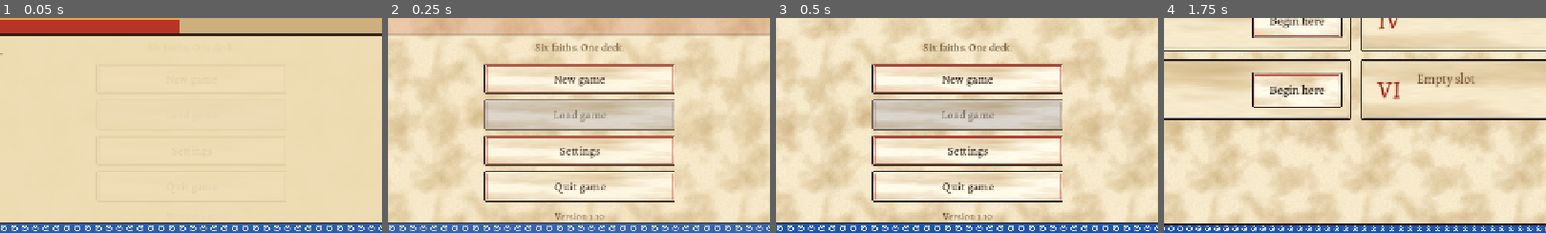
Above: before the commit, frames 1-4 (left to right).
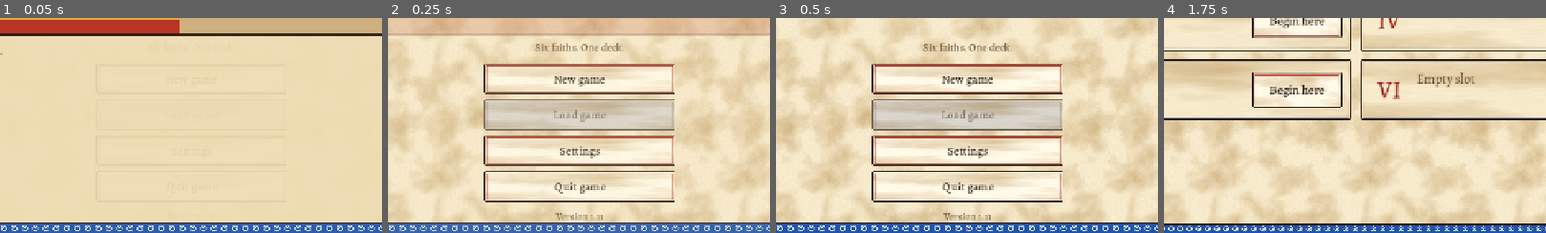
Above: after the commit, the same moments.

Repository: cavaleirobrancopensante/TCG-RPG
Game: Godot game, scene res://scenes/main.tscn
Same seed, same stepped clock (60 frames per second), same inputs: the game is played once before the commit and once after it.
Inputs:
- Up to frame 1 (0.05 s): no input
- Up to frame 2 (0.25 s): no input
- Up to frame 3 (0.5 s): no input
- Up to frame 4 (1.75 s): click "New game" at 0.5 s; click "New game" at 1.25 s
The pictures show only the part of the screen within x 25-75%, y 50-100%; the shares and areas given below are measured in that part.

The runs differ from the first frame. In frame 2, 0.2% of the frame differs, in the area x 43-57%, y 90-95%; in frame 3, 0.2%; in frame 4, nothing differs.

Commit message:
Version 1.11: traditional tone pass over every card
- Abbey Shieldmaiden -> Abbey Man-at-Arms; Revel fighters made men
- Angels referred to as 'he'; removed singular 'they' and modern touches
- Tone rules written into DESIGN.md and checked by the test suite

Co-Authored-By: Claude Opus 5.5 <noreply@anthropic.com>
Claude-Session: https://claude.ai/code/session_01HitH66itUkjde1DxHgtaC5

Diff:
--- a/data/cards/abyss.json
+++ b/data/cards/abyss.json
@@ -397,7 +397,7 @@
       }
     ],
     "text": "Destroy target enemy creature. You lose 2 life.",
-    "flavor": "Every unmaking costs the maker a little of themselves."
+    "flavor": "Every unmaking costs the maker a little of his own soul."
   },
   {
     "id": "abyss_m_001",
--- a/data/cards/lyceum.json
+++ b/data/cards/lyceum.json
@@ -106,7 +106,7 @@
       }
     ],
     "text": "Flying. When this enters, draw a card.",
-    "flavor": "She charts the heavens from a balcony of silver and glass."
+    "flavor": "He charts the heavens from a balcony of silver and glass."
   },
   {
     "id": "lyceum_c_006",
--- a/data/cards/machine.json
+++ b/data/cards/machine.json
@@ -79,7 +79,7 @@
       }
     ],
     "text": "When this enters, create a 1/1 Servo token.",
-    "flavor": "Her first construct was a mouse. Her second was a better mouse."
+    "flavor": "His first construct was a mouse. His second was a better mouse."
   },
   {
     "id": "machine_c_005",
--- a/data/cards/revel.json
+++ b/data/cards/revel.json
@@ -34,7 +34,7 @@
     ],
     "effects": [],
     "text": "Haste.",
-    "flavor": "She dances straight from the wine-press into the battle line."
+    "flavor": "He dances straight from the wine-press into the battle line."
   },
   {
     "id": "revel_c_003",
@@ -228,7 +228,7 @@
       }
     ],
     "text": "Haste. Whenever this attacks, it gets +1/+1 until end of turn.",
-    "flavor": "She has never lost a duel, a wager, or an argument about wine."
+    "flavor": "He has never lost a duel, a wager, or an argument about wine."
   },
   {
     "id": "revel_u_002",
@@ -445,6 +445,6 @@
       }
     ],
     "text": "Haste. Whenever this attacks, deal 2 damage to any enemy creature or the enemy player. At the beginning of your upkeep, you lose 1 life.",
-    "flavor": "She has tasted every pleasure in the world, and is bored of all but one: winning."
+    "flavor": "She raises a cup to every guest; the guests who drink do not rise again."
   }
 ]
--- a/data/cards/sanctum.json
+++ b/data/cards/sanctum.json
@@ -106,7 +106,7 @@
     ],
     "effects": [],
     "text": "Flying.",
-    "flavor": "It descends at Lauds, and the frost melts from the bell-rope."
+    "flavor": "He descends at Lauds, and the frost melts from the bell-rope."
   },
   {
     "id": "sanctum_c_006",
@@ -130,7 +130,7 @@
   },
   {
     "id": "sanctum_c_007",
-    "name": "Abbey Shieldmaiden",
+    "name": "Abbey Man-at-Arms",
     "faction": "sanctum",
     "rarity": "common",
     "type": "creature",
@@ -146,7 +146,7 @@
     ],
     "effects": [],
     "text": "Guardian (gets +0/+2 while blocking).",
-    "flavor": "Behind her shield sleep the orphans of three burned villages."
+    "flavor": "Behind his shield sleep the orphans of three burned villages."
   },
   {
     "id": "sanctum_c_008",
@@ -375,7 +375,7 @@
     ],
     "effects": [],
     "text": "Flying, vigilance.",
-    "flavor": "It has kept watch over the cathedral since before the first stone was laid."
+    "flavor": "He has kept watch over the cathedral since before the first stone was laid."
   },
   {
     "id": "sanctum_r_003",
@@ -434,6 +434,6 @@
       }
     ],
     "text": "Flying, lifelink. When this enters, destroy target enemy creature with power 4 or less and gain 4 life.",
-    "flavor": "When the last candle gutters, she is the light that remains."
+    "flavor": "When the last candle gutters, he is the light that remains."
   }
 ]
--- a/project.godot
+++ b/project.godot
@@ -12,7 +12,7 @@
 
 config/name="TCG-RPG"
 config/description="A card-battle RPG: MTG-style rules, Yu-Gi-Oh!-style summons, open world."
-config/version="1.10"
+config/version="1.11"
 run/main_scene="res://scenes/main.tscn"
 config/features=PackedStringArray("4.7", "GL Compatibility")
 boot_splash/bg_color=Color(0.93, 0.86, 0.7, 1)
--- a/scripts/ui/figure_painter.gd
+++ b/scripts/ui/figure_painter.gd
@@ -124,7 +124,7 @@
 	if has.call(["hoplite", "phalanx", "strategos"]):
 		o.merge({"helm": "crested", "shield": "round", "weapon": "spear", "mail": false}, true)
 		return o
-	if has.call(["soldier", "shieldmaiden"]):
+	if has.call(["soldier", "man-at-arms"]):
 		o.merge({"mail": true, "helm": "nasal", "shield": "kite", "weapon": "spear"}, true)
 		return o
 	if has.call(["inquisitor"]):
--- a/tests/test_runner.gd
+++ b/tests/test_runner.gd
@@ -37,9 +37,22 @@
 	var valid_actions := ["damage", "heal", "drain", "draw", "discard_enemy", "buff", "destroy", "bounce", "tap", "summon", "add_mana", "lose_life", "reanimate"]
 	var valid_targets := ["", "self_player", "enemy_player", "any_enemy", "enemy_creature", "own_creature", "self", "all_enemy_creatures", "all_own_creatures", "all_creatures"]
 	var valid_kw := ["flying", "reach", "haste", "lifelink", "deathtouch", "vigilance", "trample", "defender", "guardian"]
+	var fighters := ["Soldier", "Knight", "Paladin", "Warrior", "Duelist", "Assassin", "Hoplite"]
 	for id in CardDB.all_set_ids():
 		var c := CardDB.get_card(id)
 		check(c["type"] in ["creature", "spell", "relic"], "%s bad type" % id)
+		# Tone rules (DESIGN.md): fighters are men; angels are "he"; no singular "they".
+		var words := (" " + String(c.get("flavor", "")) + " " + String(c.get("name", "")) + " ").to_lower()
+		var st: String = c.get("subtype", "")
+		for ft in fighters:
+			if st.contains(ft):
+				for w in [" she ", " her ", " hers ", "maiden", "woman", "lady"]:
+					check(not words.contains(w), "%s: fighter described as a woman (%s)" % [id, w.strip_edges()])
+		if st.contains("Angel"):
+			for w in [" she ", " her ", " it ", " its "]:
+				check(not words.contains(w), "%s: angel not referred to as he (%s)" % [id, w.strip_edges()])
+		for w in ["themself"]:
+			check(not words.contains(w), "%s: singular they (%s)" % [id, w])
 		if c["type"] == "creature":
 			check(c["toughness"] > 0, "%s toughness" % id)
 		for k in c["keywords"]:
Not shown, changed: DESIGN.md
Not shown, changed: README.md
